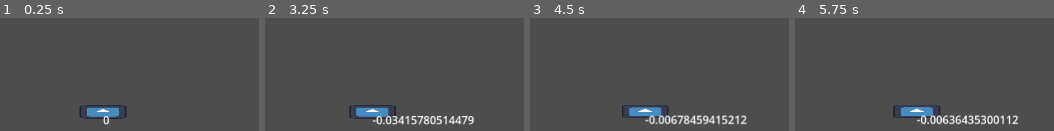
Above: before the commit, frames 1-4 (left to right).
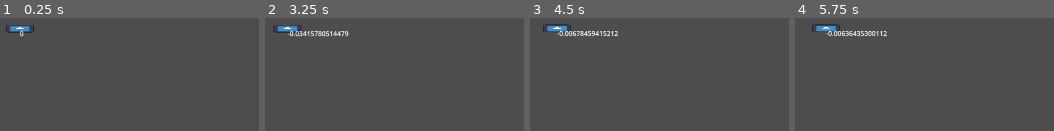
Above: after the commit, the same moments.

Repository: TeddySauyet/AIDriver
Game: Godot game, scene res://src/car/tests/car_test_0.tscn
Two runs of this game, one before a commit and one after it. Both use one fixed random seed, a clock stepped at 60 frames per second and the inputs below. The project has no main scene, so this scene is started directly. The engine's default icon, where the game draws it, is replaced by a stand-in: a white triangle on a blue panel in a dark square.
Inputs:
- Up to frame 1 (0.25 s): no input
- Up to frame 2 (3.25 s): tap Enter at 0.5, 2 s; hold Space (backup, bound only after the commit) from 0.53 s (still down); tap A (a) at 0.6, 3.05 s; tap D (d) at 0.8, 1.35 s; tap S (s) at 1.55 s; hold S (s) 2.03-2.78 s; tap W (w) at 2.3, 2.85 s
- Up to frame 3 (4.5 s): keep holding Space (backup, bound only after the commit); tap A (a) at 3.6 s; tap D (d) at 3.8, 4.35 s
- Up to frame 4 (5.75 s): keep holding Space (backup, bound only after the commit); tap S (s) at 4.55 s; tap Enter at 5 s; hold S (s) from 5.03 s (still down); tap W (w) at 5.3 s

The runs differ from the first frame. In frame 1, 2.2% of the frame differs, in the area x 2-50%, y 6-95%; in frame 2, 4.4%; in frame 3, 4.5%, in the area x 5-84%, y 5-94%; in frame 4, 4.4%.

Commit message:
Car kinda functional? Wheel angles are not getting transferred correctly, gotta figure out those transforms somewhere.

Diff:
--- a/project.godot
+++ b/project.godot
@@ -13,6 +13,11 @@
 config/name="AIDriver"
 config/features=PackedStringArray("4.2", "Forward Plus")
 config/icon="res://icon.svg"
+
+[display]
+
+window/size/viewport_width=1920
+window/size/viewport_height=1080
 
 [input]
 
@@ -36,6 +41,11 @@
 "events": [Object(InputEventKey,"resource_local_to_scene":false,"resource_name":"","device":-1,"window_id":0,"alt_pressed":false,"shift_pressed":false,"ctrl_pressed":false,"meta_pressed":false,"pressed":false,"keycode":0,"physical_keycode":68,"key_label":0,"unicode":100,"echo":false,"script":null)
 ]
 }
+backup={
+"deadzone": 0.5,
+"events": [Object(InputEventKey,"resource_local_to_scene":false,"resource_name":"","device":-1,"window_id":0,"alt_pressed":false,"shift_pressed":false,"ctrl_pressed":false,"meta_pressed":false,"pressed":false,"keycode":0,"physical_keycode":32,"key_label":0,"unicode":32,"echo":false,"script":null)
+]
+}
 
 [physics]
 
--- /dev/null
+++ b/src/car/car.gd
@@ -0,0 +1,46 @@
+class_name Car
+extends RigidBody2D
+
+@onready var wheel_df : Wheel = %Wheel_DF
+@onready var wheel_dl : Wheel = %Wheel_DR
+@onready var wheel_pf : Wheel = %Wheel_PF
+@onready var wheel_pr : Wheel = %Wheel_PR
+
+var driving_force : float = 100
+var braking_force : float = 200
+
+var wasd_turn_angle := 10 * PI/180.0
+
+var drag : float = 0.010
+
+@onready var wheels : Array[Wheel] = [wheel_df,wheel_dl,wheel_pf,wheel_pr]
+
+
+func _physics_process(delta):
+	var driving = Input.get_action_strength('w') * driving_force
+	driving -= Input.get_action_strength("backup") * driving_force
+	var braking = Input.get_action_strength('s') * braking_force
+	var turn = Input.get_axis('a','d')
+
+	var vel_for_wheel = linear_velocity.rotated(-transform.x.angle())
+
+	var total_forces = []
+
+	%Wheel_DF.angle = turn * wasd_turn_angle
+	%Wheel_PF.angle = turn * wasd_turn_angle
+
+	#print(turn)
+
+	for wheel in wheels:
+		var f := wheel.get_response_force(vel_for_wheel,driving,braking)
+		f = f.rotated(transform.x.angle())
+		total_forces.push_back(f)
+	for idx in [0,1,2,3]:
+		apply_force(total_forces[idx],wheels[idx].transform.origin)
+
+	apply_force(-linear_velocity.normalized()*drag*linear_velocity.length_squared())
+	#apply_torque(10)
+	#transform = transform.rotated_local(0.01)
+	#print(transform)
+	#print(angular_velocity)
+	print(transform.x.angle())
--- /dev/null
+++ b/src/car/car.tscn
@@ -0,0 +1,41 @@
+[gd_scene load_steps=5 format=3 uid="uid://cjs2mth6xs8ck"]
+
+[ext_resource type="Script" path="res://src/car/car.gd" id="1_8gwus"]
+[ext_resource type="PackedScene" uid="uid://bl6uktmivykty" path="res://src/car/wheel.tscn" id="2_olv8x"]
+[ext_resource type="Texture2D" uid="uid://byqne3cqno5s1" path="res://icon.svg" id="3_x6jew"]
+
+[sub_resource type="RectangleShape2D" id="RectangleShape2D_8x0l0"]
+size = Vector2(40, 20)
+
+[node name="Car" type="RigidBody2D"]
+mass = 4.0
+gravity_scale = 0.0
+script = ExtResource("1_8gwus")
+
+[node name="Wheel_DF" parent="." instance=ExtResource("2_olv8x")]
+unique_name_in_owner = true
+position = Vector2(20, -10)
+
+[node name="Wheel_DR" parent="." instance=ExtResource("2_olv8x")]
+unique_name_in_owner = true
+position = Vector2(-20, -10)
+
+[node name="Wheel_PF" parent="." instance=ExtResource("2_olv8x")]
+unique_name_in_owner = true
+position = Vector2(20, 10)
+
+[node name="Wheel_PR" parent="." instance=ExtResource("2_olv8x")]
+unique_name_in_owner = true
+position = Vector2(-20, 10)
+
+[node name="CollisionShape2D" type="CollisionShape2D" parent="."]
+shape = SubResource("RectangleShape2D_8x0l0")
+
+[node name="Sprite2D" type="Sprite2D" parent="."]
+scale = Vector2(0.31, 0.155)
+texture = ExtResource("3_x6jew")
+
+[node name="Sprite2D2" type="Sprite2D" parent="."]
+position = Vector2(21, 0)
+scale = Vector2(0.087, 0.32)
+texture = ExtResource("3_x6jew")
--- /dev/null
+++ b/src/car/tests/empty_room_test.tscn
@@ -0,0 +1,32 @@
+[gd_scene load_steps=4 format=3 uid="uid://cw7gelntenj7n"]
+
+[ext_resource type="PackedScene" uid="uid://cjs2mth6xs8ck" path="res://src/car/car.tscn" id="1_4kday"]
+
+[sub_resource type="RectangleShape2D" id="RectangleShape2D_2tdey"]
+size = Vector2(2000, 50)
+
+[sub_resource type="RectangleShape2D" id="RectangleShape2D_whsvv"]
+size = Vector2(50, 1150)
+
+[node name="EmptyRoomTest" type="Node2D"]
+
+[node name="Car" parent="." instance=ExtResource("1_4kday")]
+position = Vector2(123, 428)
+
+[node name="StaticBody2D" type="StaticBody2D" parent="."]
+
+[node name="CollisionShape2D" type="CollisionShape2D" parent="StaticBody2D"]
+position = Vector2(960, -25)
+shape = SubResource("RectangleShape2D_2tdey")
+
+[node name="CollisionShape2D2" type="CollisionShape2D" parent="StaticBody2D"]
+position = Vector2(960, 1105)
+shape = SubResource("RectangleShape2D_2tdey")
+
+[node name="CollisionShape2D3" type="CollisionShape2D" parent="StaticBody2D"]
+position = Vector2(-25, 540)
+shape = SubResource("RectangleShape2D_whsvv")
+
+[node name="CollisionShape2D4" type="CollisionShape2D" parent="StaticBody2D"]
+position = Vector2(1945, 540)
+shape = SubResource("RectangleShape2D_whsvv")
--- a/src/car/wheel.gd
+++ b/src/car/wheel.gd
@@ -1,4 +1,5 @@
 class_name Wheel
+extends Node2D
 
 ## This class models a single wheel responsible for a particular mass
 
@@ -7,9 +8,9 @@
 ## the mass in kg pushing down on this wheel (straight down)
 @export var mass : float = 1.0
 ## friction coefficients
-@export var static_friction : float = 0.9
+@export var static_friction : float = 5.0 # >0 because 2D simulation
 @export var rolling_friction : float = 0.01
-@export var kinetic_friction : float = 0.5
+@export var kinetic_friction : float = 5.0
 ## the value of gravity. m/s
 var gravity : float = ProjectSettings.get_setting("physics/2d/default_gravity")
 
@@ -28,22 +29,26 @@
 		driving_force : float, applied_braking : float) -> Vector2:
 	var orientation := Vector2(1,0).rotated(angle)
 	var transverse_direction := Vector2(1,0).rotated(PI/2+angle)
-	var transverse_force := -velocity.project(transverse_direction)
+	var transverse_force := -velocity.project(transverse_direction)*mass
 	var drifting : bool = transverse_force.length() > static_friction*mass*gravity
 	var result := Vector2.ZERO
+	print(angle)
 	if drifting:
 		var friction := -velocity.normalized() * mass*gravity*kinetic_friction
 		var driving := orientation * driving_force * kinetic_friction
 		#do this later probably
 		#var wheel_inertia_force := orientation *
 		result = friction + driving
+		print('drifting')
 	else:
 		var friction := -velocity.project(orientation)*rolling_friction
 		var driving := orientation * driving_force
-		var braking = -orientation * applied_braking
+		var braking := -orientation * applied_braking
 		if velocity.length() < braking.length():
 			braking = braking.normalized()*velocity.length()
+		#print(velocity,'|',braking,'|',driving)
 		#print(transverse_force,'|',friction,'|',driving,'|',braking,'|',velocity)
-		result = transverse_force + friction + driving+braking
-	print(result,'|',velocity, '|',transverse_force,'|',transverse_direction,'|','|',orientation)
+		result = transverse_force + friction + driving + braking
+		tire_speed = velocity.length()
+	#print(result,'|',velocity, '|',transverse_force,'|',transverse_direction,'|','|',orientation)
 	return result
--- /dev/null
+++ b/src/car/wheel.tscn
@@ -0,0 +1,6 @@
+[gd_scene load_steps=2 format=3 uid="uid://bl6uktmivykty"]
+
+[ext_resource type="Script" path="res://src/car/wheel.gd" id="1_mbmm8"]
+
+[node name="Wheel" type="Node2D"]
+script = ExtResource("1_mbmm8")
